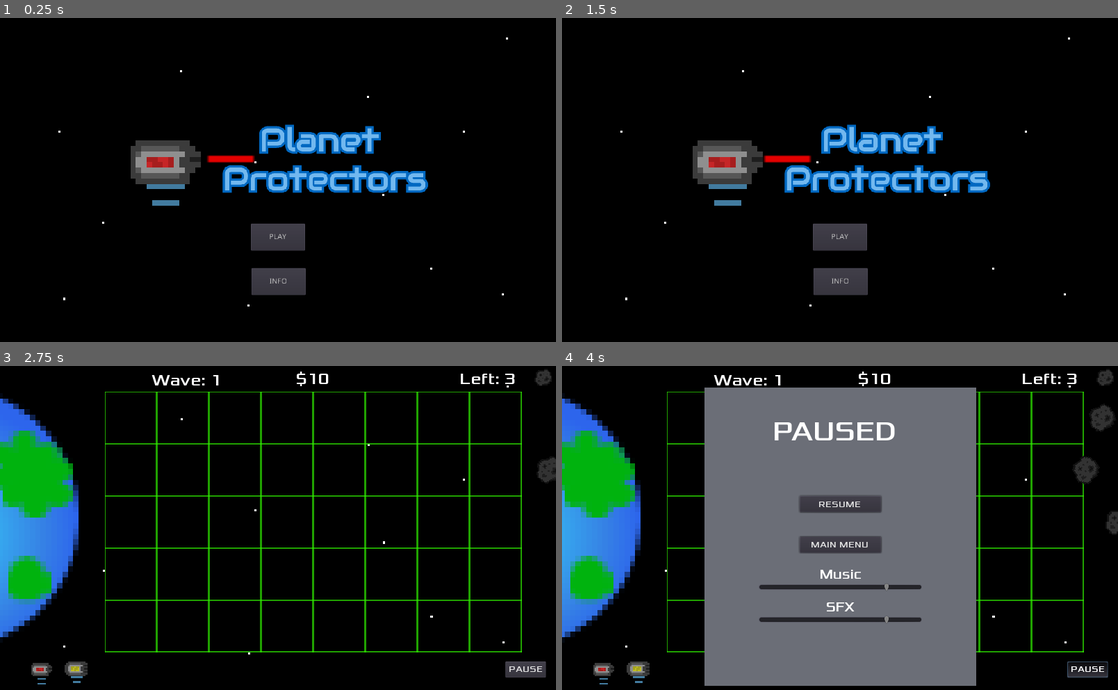
Above: before the commit, frames 1-4 (two rows, left to right).
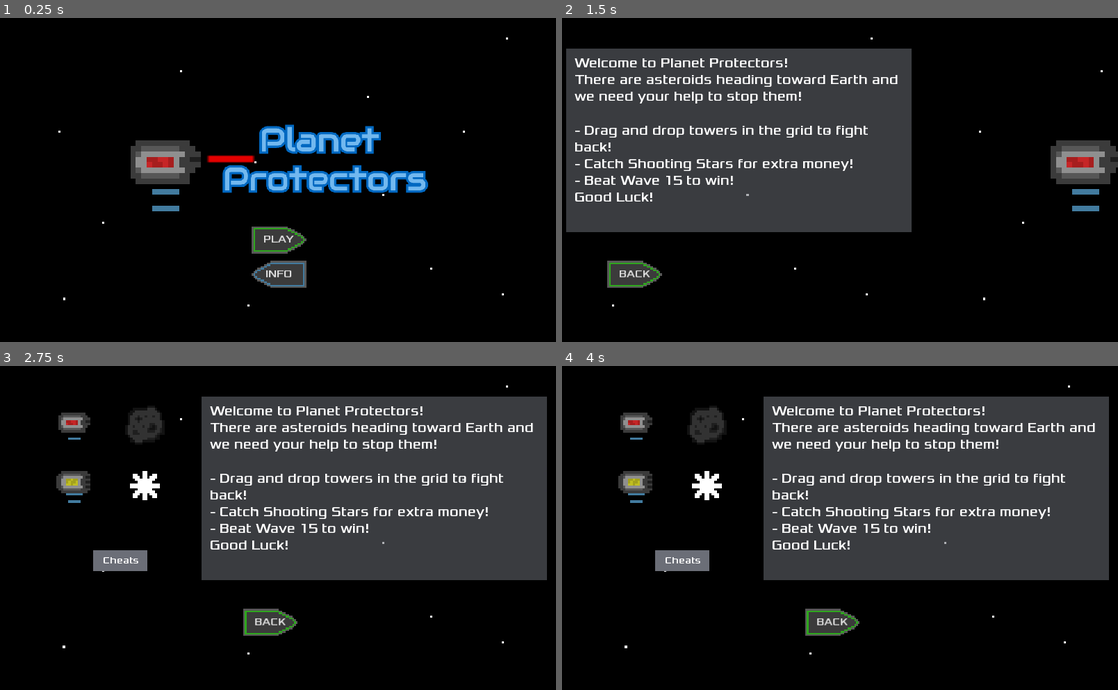
Above: after the commit, the same moments.

Repository: EthanMHolland/PlanetProtectors
Game: Godot game, scene res://src/TitleScreen.tscn
Two runs of this game, one before a commit and one after it. Both use one fixed random seed, a clock stepped at 60 frames per second and the inputs below.
Inputs (mouse positions are in pixels of both pictures, inside the frame that each line leads up to):
- Up to frame 1 (0.25 s): no input
- Up to frame 2 (1.5 s): click "INFO" at 0.5 s; click (834, 264) at 1.25 s, where only the run before the commit has a clickable "BACK"
- Up to frame 3 (2.75 s): click (278, 586) at 2 s, where only the run before the commit has a clickable "PLAY"
- Up to frame 4 (4 s): drag from (695, 417) to (600, 670) at 2.77 s; click (1090, 670) at 3.5 s, where only the run before the commit has a clickable "PAUSE"

The runs differ from the first frame. In frame 1, 1.5% of the frame differs, in the area x 26-56%, y 51-86%; in frame 2, 39%; in frame 3, 49%; in frame 4, 68%, in the area x 0-100%, y 1-99%.

Commit message:
Add Smooth transition between Title and Info Screens. And Stylized Buttons

Diff:
--- a/project/src/InfoScreen.gd
+++ b/project/src/InfoScreen.gd
@@ -1,6 +1,6 @@
 extends Node2D
 
-
+signal title_button_pressed
 # Called when the node enters the scene tree for the first time.
 func _ready():
 	_set_default_text()
@@ -11,11 +11,12 @@
 
 
 func _set_default_text():
-	$InfoText.text = "Welcome to Planet Protectors!\nThere are asteroids heading toward Earth and we need your help to stop them!\n\n- Drag and drop towers in the grid to fight back!\n- Catch Shooting Stars for extra money!\n- Beat Wave 15 to win!\n\nGood Luck!"
+	$InfoText.text = "Welcome to Planet Protectors!\nThere are asteroids heading toward Earth and we need your help to stop them!\n\n- Drag and drop towers in the grid to fight back!\n- Catch Shooting Stars for extra money!\n- Beat Wave 15 to win!\nGood Luck!"
 
 
 func _on_BackButton_button_down():
-	var _ignored = get_tree().change_scene("res://src/TitleScreen.tscn")
+#	var _ignored = get_tree().change_scene("res://src/TitleScreen.tscn")
+	emit_signal("title_button_pressed")
 
 
 func _on_Asteroid_mouse_entered():
--- a/project/src/InfoScreen.tscn
+++ b/project/src/InfoScreen.tscn
@@ -7,6 +7,30 @@
 [ext_resource path="res://assets/asteroid.png" type="Texture" id=5]
 [ext_resource path="res://assets/shooting_star.png" type="Texture" id=6]
 [ext_resource path="res://assets/towers/shotgun_tower/shotgun_tower_5.png" type="Texture" id=7]
+[ext_resource path="res://assets/UI/green_arrow_normal.png" type="Texture" id=8]
+[ext_resource path="res://assets/UI/green_arrow_pressed.png" type="Texture" id=9]
+[ext_resource path="res://assets/UI/green_arrow_hover.png" type="Texture" id=10]
+
+[sub_resource type="StyleBoxTexture" id=34]
+texture = ExtResource( 10 )
+region_rect = Rect2( 0, 0, 32, 16 )
+
+[sub_resource type="StyleBoxTexture" id=35]
+texture = ExtResource( 9 )
+region_rect = Rect2( 0, 0, 32, 16 )
+
+[sub_resource type="StyleBoxTexture" id=36]
+texture = ExtResource( 8 )
+region_rect = Rect2( 0, 0, 32, 16 )
+
+[sub_resource type="DynamicFontData" id=37]
+font_path = "res://assets/Xolonium-Regular.ttf"
+
+[sub_resource type="DynamicFont" id=38]
+size = 20
+use_mipmaps = true
+use_filter = true
+font_data = SubResource( 37 )
 
 [sub_resource type="DynamicFontData" id=1]
 font_path = "res://assets/Xolonium-Regular.ttf"
@@ -167,10 +191,14 @@
 }
 
 [node name="BackButton" type="Button" parent="."]
-margin_left = 450.242
-margin_top = 426.933
-margin_right = 550.242
-margin_bottom = 476.933
+margin_left = 448.0
+margin_top = 448.0
+margin_right = 548.0
+margin_bottom = 498.0
+custom_styles/hover = SubResource( 34 )
+custom_styles/pressed = SubResource( 35 )
+custom_styles/normal = SubResource( 36 )
+custom_fonts/font = SubResource( 38 )
 text = "BACK"
 __meta__ = {
 "_edit_use_anchors_": false
@@ -205,6 +233,7 @@
 position = Vector2( 135, 109 )
 scale = Vector2( 4.5, 4.5 )
 frames = SubResource( 6 )
+frame = 2
 playing = true
 
 [node name="CollisionShape2D" type="CollisionShape2D" parent="LaserTower"]
--- a/project/src/LaserTower.tscn
+++ b/project/src/LaserTower.tscn
@@ -147,7 +147,6 @@
 position = Vector2( 0, 1.59701 )
 frames = SubResource( 22 )
 animation = "battery5"
-frame = 2
 playing = true
 
 [node name="CollisionShape2D" type="CollisionShape2D" parent="."]
--- a/project/src/ShotgunTower.tscn
+++ b/project/src/ShotgunTower.tscn
@@ -130,7 +130,7 @@
 position = Vector2( 0, 1.45255 )
 frames = SubResource( 19 )
 animation = "battery5"
-frame = 1
+frame = 2
 playing = true
 
 [node name="CollisionShape2D" type="CollisionShape2D" parent="."]
--- a/project/src/TitleScreen.gd
+++ b/project/src/TitleScreen.gd
@@ -1,12 +1,31 @@
 extends Node2D
+
+var start_point : Vector2
+var end_point : Vector2
+var speed := 1.5
 
 func _ready():
 	$LaserTower/HealthBar.hide()
 	$LaserTower._shots_left = 9999999999
+	$Camera2D.position = Vector2(0, 0)
 
 func _on_PlayButton_button_down():
 	var _ignored = get_tree().change_scene("res://src/Level.tscn")
 
 
 func _on_InfoButton_button_down():
-	var _ignored = get_tree().change_scene("res://src/InfoScreen.tscn")
+#	var _ignored = get_tree().change_scene("res://src/InfoScreen.tscn")
+	_move_camera_to_InfoScreen()
+
+func _move_camera_to_InfoScreen():
+	start_point = Vector2(0, 0)
+	end_point = Vector2(-1023.827,0)
+	$Tween.interpolate_property($Camera2D, "position", start_point, end_point, speed, Tween.TRANS_LINEAR, Tween.EASE_IN_OUT)
+	$Tween.start()
+
+
+func _on_InfoScreen_title_button_pressed():
+	start_point = Vector2(-1023.827, 0)
+	end_point = Vector2(0, 0)
+	$Tween.interpolate_property($Camera2D, "position", start_point, end_point, speed, Tween.TRANS_LINEAR, Tween.EASE_IN_OUT)
+	$Tween.start()
--- a/project/src/TitleScreen.tscn
+++ b/project/src/TitleScreen.tscn
@@ -1,9 +1,58 @@
-[gd_scene load_steps=5 format=2]
+[gd_scene load_steps=22 format=2]
 
 [ext_resource path="res://src/LaserTower.tscn" type="PackedScene" id=1]
 [ext_resource path="res://assets/background.png" type="Texture" id=2]
 [ext_resource path="res://src/TitleScreen.gd" type="Script" id=3]
 [ext_resource path="res://assets/Logo.png" type="Texture" id=4]
+[ext_resource path="res://assets/UI/green_arrow_normal.png" type="Texture" id=5]
+[ext_resource path="res://assets/UI/blue_arrow_normal.png" type="Texture" id=6]
+[ext_resource path="res://src/InfoScreen.tscn" type="PackedScene" id=7]
+[ext_resource path="res://assets/UI/green_arrow_pressed.png" type="Texture" id=8]
+[ext_resource path="res://assets/UI/green_arrow_hover.png" type="Texture" id=9]
+[ext_resource path="res://assets/UI/blue_arrow_hover.png" type="Texture" id=10]
+[ext_resource path="res://assets/UI/blue_arrow_pressed.png" type="Texture" id=11]
+
+[sub_resource type="StyleBoxTexture" id=5]
+texture = ExtResource( 9 )
+region_rect = Rect2( 0, 0, 32, 16 )
+
+[sub_resource type="StyleBoxTexture" id=6]
+texture = ExtResource( 8 )
+region_rect = Rect2( 0, 0, 32, 16 )
+
+[sub_resource type="StyleBoxTexture" id=7]
+texture = ExtResource( 5 )
+region_rect = Rect2( 0, 0, 32, 16 )
+
+[sub_resource type="DynamicFontData" id=3]
+font_path = "res://assets/Xolonium-Regular.ttf"
+
+[sub_resource type="DynamicFont" id=4]
+size = 20
+use_mipmaps = true
+use_filter = true
+font_data = SubResource( 3 )
+
+[sub_resource type="StyleBoxTexture" id=8]
+texture = ExtResource( 10 )
+region_rect = Rect2( 0, 0, 32, 16 )
+
+[sub_resource type="StyleBoxTexture" id=9]
+texture = ExtResource( 11 )
+region_rect = Rect2( 0, 0, 32, 16 )
+
+[sub_resource type="StyleBoxTexture" id=10]
+texture = ExtResource( 6 )
+region_rect = Rect2( 0, 0, 32, 16 )
+
+[sub_resource type="DynamicFontData" id=11]
+font_path = "res://assets/Xolonium-Regular.ttf"
+
+[sub_resource type="DynamicFont" id=12]
+size = 20
+use_mipmaps = true
+use_filter = true
+font_data = SubResource( 11 )
 
 [node name="TitleScreen" type="Node2D"]
 script = ExtResource( 3 )
@@ -18,15 +67,24 @@
 "_edit_use_anchors_": false
 }
 
+[node name="Camera2D" type="Camera2D" parent="."]
+position = Vector2( 6.10352e-05, 0 )
+anchor_mode = 0
+current = true
+
 [node name="Sprite" type="Sprite" parent="."]
 position = Vector2( 600, 260 )
 texture = ExtResource( 4 )
 
 [node name="PlayButton" type="Button" parent="."]
-margin_left = 462.0
-margin_top = 379.0
-margin_right = 562.0
-margin_bottom = 429.0
+margin_left = 464.0
+margin_top = 384.0
+margin_right = 564.0
+margin_bottom = 434.0
+custom_styles/hover = SubResource( 5 )
+custom_styles/pressed = SubResource( 6 )
+custom_styles/normal = SubResource( 7 )
+custom_fonts/font = SubResource( 4 )
 text = "PLAY"
 __meta__ = {
 "_edit_use_anchors_": false
@@ -37,13 +95,23 @@
 scale = Vector2( 10, 10 )
 
 [node name="InfoButton" type="Button" parent="."]
-margin_left = 462.694
-margin_top = 461.288
-margin_right = 562.694
-margin_bottom = 511.288
+margin_left = 464.0
+margin_top = 448.0
+margin_right = 564.0
+margin_bottom = 498.0
+custom_styles/hover = SubResource( 8 )
+custom_styles/pressed = SubResource( 9 )
+custom_styles/normal = SubResource( 10 )
+custom_fonts/font = SubResource( 12 )
 text = "INFO"
 __meta__ = {
 "_edit_use_anchors_": false
 }
+
+[node name="InfoScreen" parent="." instance=ExtResource( 7 )]
+position = Vector2( -1024, 0 )
+
+[node name="Tween" type="Tween" parent="."]
 [connection signal="button_down" from="PlayButton" to="." method="_on_PlayButton_button_down"]
 [connection signal="button_down" from="InfoButton" to="." method="_on_InfoButton_button_down"]
+[connection signal="title_button_pressed" from="InfoScreen" to="." method="_on_InfoScreen_title_button_pressed"]
Binary file added: project/assets/UI/blue_arrow_hover.png
Not shown, added: project/assets/UI/blue_arrow_hover.png.import
Binary file added: project/assets/UI/blue_arrow_normal.png
Not shown, added: project/assets/UI/blue_arrow_normal.png.import
Binary file added: project/assets/UI/blue_arrow_pressed.png
Not shown, added: project/assets/UI/blue_arrow_pressed.png.import
Binary file added: project/assets/UI/green_arrow_hover.png
Not shown, added: project/assets/UI/green_arrow_hover.png.import
Not shown, added: project/assets/UI/green_arrow_normal-1.png (1).png.import
Not shown, added: project/assets/UI/green_arrow_normal-1.png.png.import
Binary file added: project/assets/UI/green_arrow_normal.png
Not shown, added: project/assets/UI/green_arrow_normal.png.import
(and 9 more such lines)
